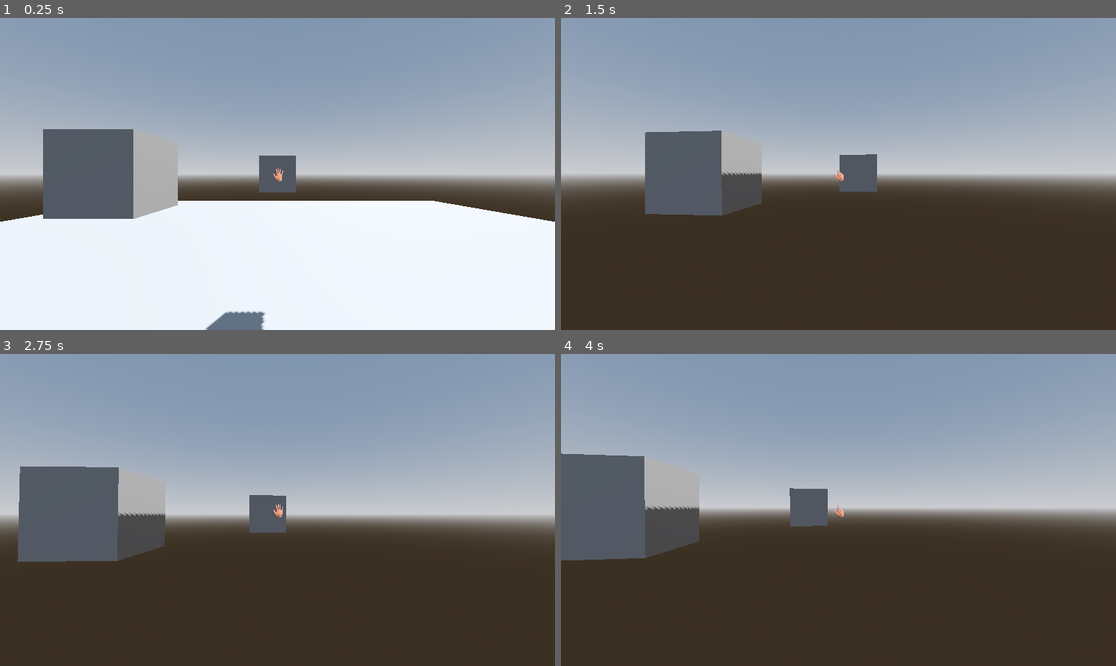
Above: before the commit, frames 1-4 (two rows, left to right).
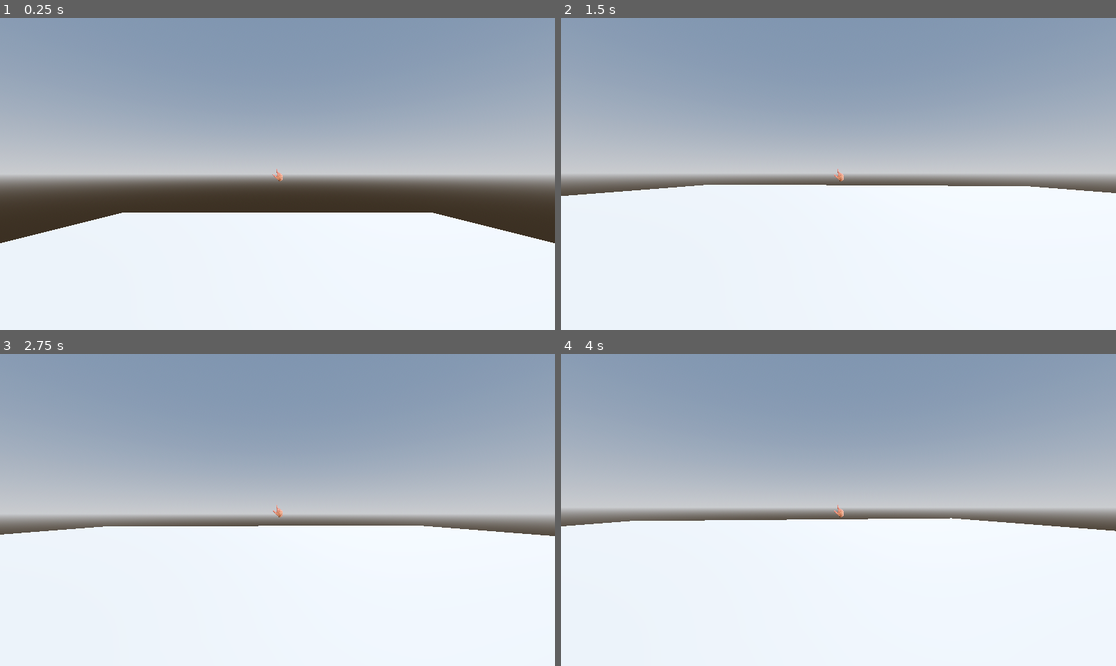
Above: after the commit, the same moments.

Repository: NunoMBatista/Carro-Serrano
Game: Godot game, scene res://scenes/main_scene.tscn
Same seed, same stepped clock (60 frames per second), same inputs: the game is played once before the commit and once after it.
Inputs (mouse positions are in pixels of both pictures, inside the frame that each line leads up to):
- Up to frame 1 (0.25 s): no input
- Up to frame 2 (1.5 s): move the mouse to (866, 174) at 0.52 s; tap Space (ui_select) at 0.77 s; tap Enter at 1.25 s; move the mouse to (810, 174) at 1.27 s
- Up to frame 3 (2.75 s): tap Space (ui_select) at 1.52, 2 s; move the mouse to (288, 503) at 2.02 s
- Up to frame 4 (4 s): tap Enter at 2.75 s; move the mouse to (832, 516) at 2.77 s; tap Space (ui_select) at 3.02, 3.5, 3.77 s; move the mouse to (877, 513) at 3.52 s

The runs differ from the first frame. In frame 1, 11% of the frame differs, in the area x 0-100%, y 35-100%; in frame 2, 49%; in frame 3, 49%; in frame 4, 51%, in the area x 0-100%, y 31-100%.

Commit message:
vitor crosshair

Diff:
--- a/game-files/scenes/player.tscn
+++ b/game-files/scenes/player.tscn
@@ -1,23 +1,11 @@
-[gd_scene load_steps=12 format=3 uid="uid://bnlpmggkpjkmy"]
+[gd_scene load_steps=6 format=3 uid="uid://bnlpmggkpjkmy"]
 
 [ext_resource type="Script" uid="uid://b88kw14blcnqb" path="res://scripts/camera_movement.gd" id="1_4flbx"]
 [ext_resource type="Script" uid="uid://biseug8aolewx" path="res://scenes/cross_hair.gd" id="2_dqkch"]
 [ext_resource type="Texture2D" uid="uid://n501qceousrk" path="res://assets/point_1.png" id="3_qlg0r"]
 [ext_resource type="Script" uid="uid://bm7qwjijf78je" path="res://scenes/texture_rect.gd" id="4_tuyoq"]
-[ext_resource type="Script" uid="uid://cqd8b7nxr15ej" path="res://scenes/teste_interaction.gd" id="5_qlg0r"]
-[ext_resource type="Script" uid="uid://4qs786lmlwo0" path="res://scenes/static_body_3d_2.gd" id="6_tuyoq"]
 
 [sub_resource type="CapsuleShape3D" id="CapsuleShape3D_tuyoq"]
-
-[sub_resource type="BoxMesh" id="BoxMesh_dqkch"]
-
-[sub_resource type="ConcavePolygonShape3D" id="ConcavePolygonShape3D_qlg0r"]
-data = PackedVector3Array(-0.5, 0.5, 0.5, 0.5, 0.5, 0.5, -0.5, -0.5, 0.5, 0.5, 0.5, 0.5, 0.5, -0.5, 0.5, -0.5, -0.5, 0.5, 0.5, 0.5, -0.5, -0.5, 0.5, -0.5, 0.5, -0.5, -0.5, -0.5, 0.5, -0.5, -0.5, -0.5, -0.5, 0.5, -0.5, -0.5, 0.5, 0.5, 0.5, 0.5, 0.5, -0.5, 0.5, -0.5, 0.5, 0.5, 0.5, -0.5, 0.5, -0.5, -0.5, 0.5, -0.5, 0.5, -0.5, 0.5, -0.5, -0.5, 0.5, 0.5, -0.5, -0.5, -0.5, -0.5, 0.5, 0.5, -0.5, -0.5, 0.5, -0.5, -0.5, -0.5, 0.5, 0.5, 0.5, -0.5, 0.5, 0.5, 0.5, 0.5, -0.5, -0.5, 0.5, 0.5, -0.5, 0.5, -0.5, 0.5, 0.5, -0.5, -0.5, -0.5, 0.5, 0.5, -0.5, 0.5, -0.5, -0.5, -0.5, 0.5, -0.5, 0.5, 0.5, -0.5, -0.5, -0.5, -0.5, -0.5)
-
-[sub_resource type="BoxMesh" id="BoxMesh_fjrip"]
-
-[sub_resource type="ConcavePolygonShape3D" id="ConcavePolygonShape3D_smehm"]
-data = PackedVector3Array(-0.5, 0.5, 0.5, 0.5, 0.5, 0.5, -0.5, -0.5, 0.5, 0.5, 0.5, 0.5, 0.5, -0.5, 0.5, -0.5, -0.5, 0.5, 0.5, 0.5, -0.5, -0.5, 0.5, -0.5, 0.5, -0.5, -0.5, -0.5, 0.5, -0.5, -0.5, -0.5, -0.5, 0.5, -0.5, -0.5, 0.5, 0.5, 0.5, 0.5, 0.5, -0.5, 0.5, -0.5, 0.5, 0.5, 0.5, -0.5, 0.5, -0.5, -0.5, 0.5, -0.5, 0.5, -0.5, 0.5, -0.5, -0.5, 0.5, 0.5, -0.5, -0.5, -0.5, -0.5, 0.5, 0.5, -0.5, -0.5, 0.5, -0.5, -0.5, -0.5, 0.5, 0.5, 0.5, -0.5, 0.5, 0.5, 0.5, 0.5, -0.5, -0.5, 0.5, 0.5, -0.5, 0.5, -0.5, 0.5, 0.5, -0.5, -0.5, -0.5, 0.5, 0.5, -0.5, 0.5, -0.5, -0.5, -0.5, 0.5, -0.5, 0.5, 0.5, -0.5, -0.5, -0.5, -0.5, -0.5)
 
 [node name="Player" type="RigidBody3D"]
 script = ExtResource("1_4flbx")
@@ -27,6 +15,7 @@
 shape = SubResource("CapsuleShape3D_tuyoq")
 
 [node name="TwistPivot" type="Node3D" parent="."]
+transform = Transform3D(1, 0, 0, 0, 1, 0, 0, 0, 1, 0, 1.5521104, 0)
 
 [node name="PitchPivot" type="Node3D" parent="TwistPivot"]
 
@@ -64,32 +53,3 @@
 stretch_mode = 3
 script = ExtResource("4_tuyoq")
 metadata/_edit_use_anchors_ = true
-
-[node name="StaticBody3D" type="StaticBody3D" parent="."]
-transform = Transform3D(1, 0, 0, 0, 1, 0, 0, 0, 1, 0, 0, -3)
-collision_layer = 2
-collision_mask = 2
-script = ExtResource("5_qlg0r")
-
-[node name="MeshInstance3D" type="MeshInstance3D" parent="StaticBody3D"]
-transform = Transform3D(1, 0, 0, 0, 1, 0, 0, 0, 1, 0, 0, -3)
-layers = 2
-mesh = SubResource("BoxMesh_dqkch")
-skeleton = NodePath("")
-
-[node name="CollisionShape3D" type="CollisionShape3D" parent="StaticBody3D"]
-transform = Transform3D(1, 0, 0, 0, 1, 0, 0, 0, 1, 0, 0, -3)
-shape = SubResource("ConcavePolygonShape3D_qlg0r")
-
-[node name="StaticBody3D2" type="StaticBody3D" parent="."]
-collision_layer = 2
-collision_mask = 2
-script = ExtResource("6_tuyoq")
-
-[node name="MeshInstance3D" type="MeshInstance3D" parent="StaticBody3D2"]
-transform = Transform3D(1, 0, 0, 0, 1, 0, 0, 0, 1, -2.0987148, 0, -2.7518709)
-mesh = SubResource("BoxMesh_fjrip")
-
-[node name="CollisionShape3D" type="CollisionShape3D" parent="StaticBody3D2"]
-transform = Transform3D(1, 0, 0, 0, 1, 0, 0, 0, 1, -2.0987148, 0, -2.7518709)
-shape = SubResource("ConcavePolygonShape3D_smehm")
